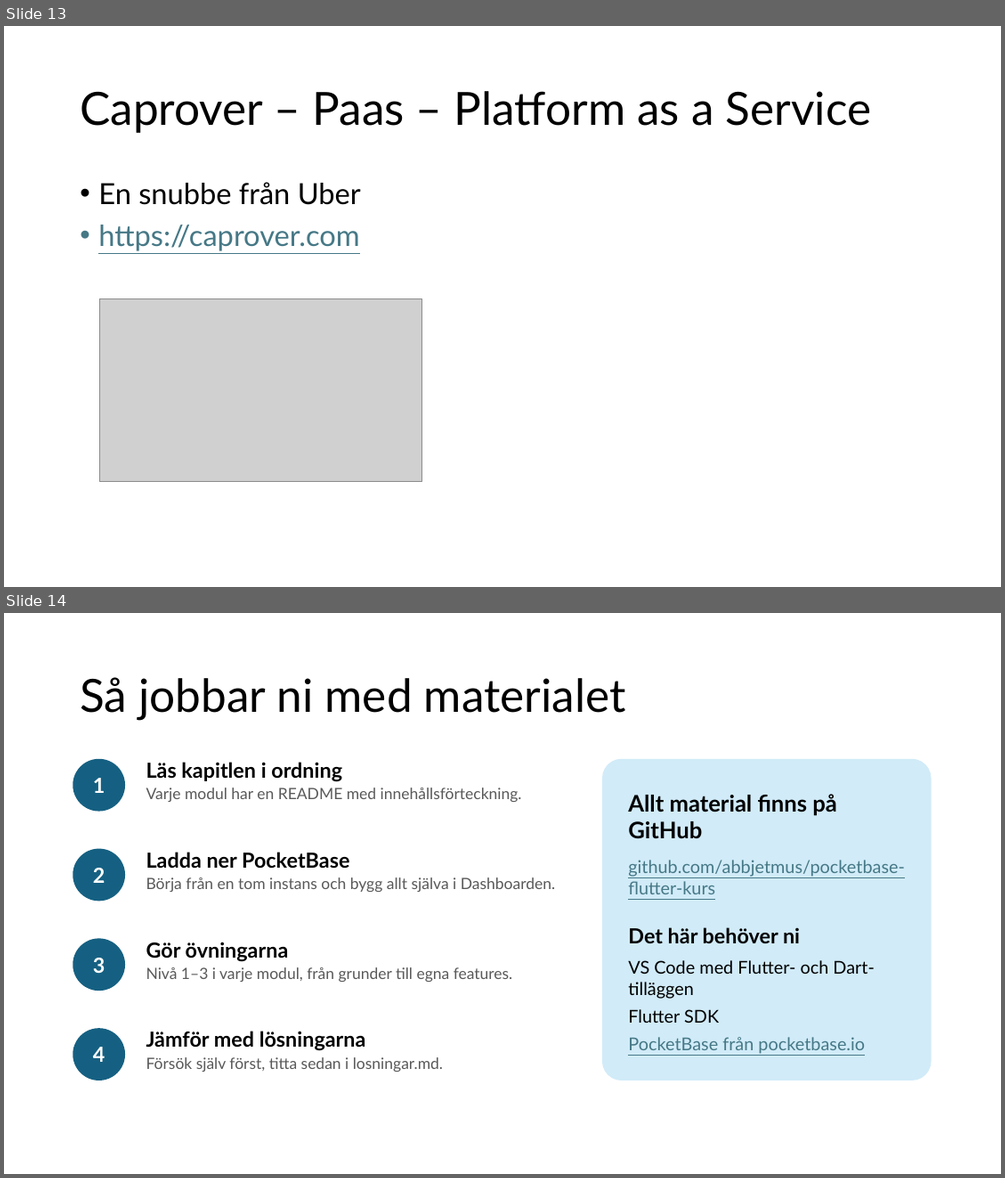
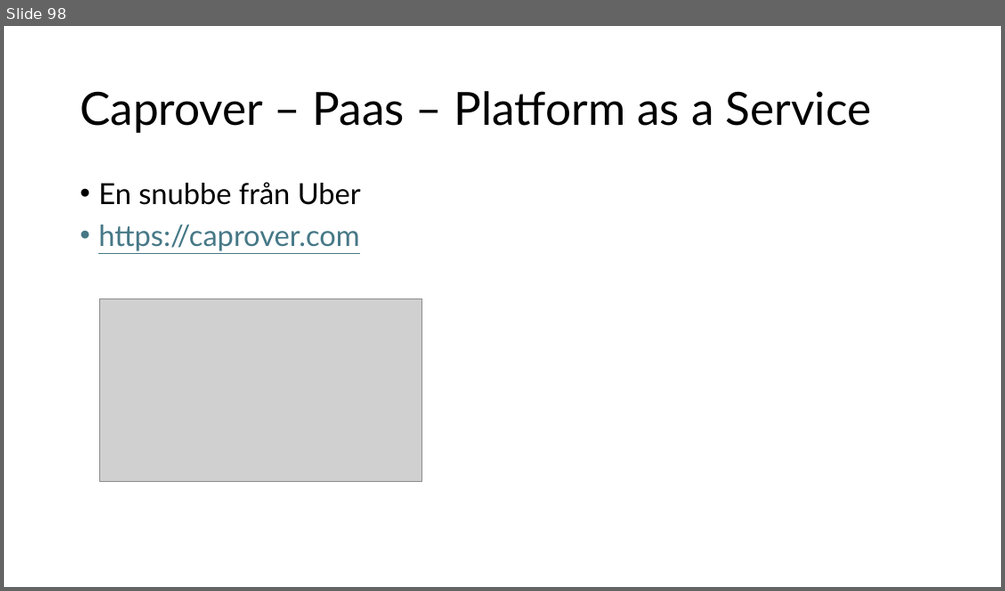
Before and after one commit to abbjetmus/pocketbase-flutter-kurs, a slide deck: Databaser och mobilapputveckling - sammanfattning.pptx. Shown one above the other, each under a label of ours: slides 13 and 14 before the commit, slide 98 after it. The pictures are 1005x1178 and 1005x591 pixels, drawn with LibreOffice and Linux fonts; fonts in the diff are those of the drawing; grey boxes stand for pictures. Boxes give left, top, right and bottom in pixels: in the first picture for what was removed or moved away, otherwise in the second. Text is boxed around its words. In the diff, an @@ line names an element or a change of style, - is before the commit and + after.

Commit message:
Refactor course materials: remove Flutter exercises, update README for clarity, and enhance Kvittra app description.

```diff
--- a/Databaser och mobilapputveckling - sammanfattning.pptx
+++ b/Databaser och mobilapputveckling - sammanfattning.pptx
@@ slide 14 removed at bbox=[4, 613, 1001, 1174], background #FFFFFF @@
@@ title removed at bbox=[80, 677, 626, 720] @@
-Så jobbar ni med materialet
@@ ellipse removed at bbox=[73, 759, 125, 811] @@
-1
@@ text removed at bbox=[146, 762, 522, 802] @@
-Läs kapitlen i ordning
-Varje modul har en README med innehållsförteckning.
@@ rounded rectangle removed at bbox=[602, 759, 931, 1080] @@
@@ text removed at bbox=[628, 794, 905, 1054] @@
-Allt material finns på GitHub
-github.com/abbjetmus/pocketbase-flutter-kurs
-Det här behöver ni
-VS Code med Flutter- och Dart-tilläggen
-Flutter SDK
-PocketBase från pocketbase.io
@@ ellipse removed at bbox=[73, 849, 125, 900] @@
-2
@@ text removed at bbox=[146, 852, 555, 892] @@
-Ladda ner PocketBase
-Börja från en tom instans och bygg allt själva i Dashboarden.
@@ ellipse removed at bbox=[73, 938, 125, 990] @@
-3
@@ text removed at bbox=[146, 941, 513, 981] @@
-Gör övningarna
-Nivå 1–3 i varje modul, från grunder till egna features.
@@ ellipse removed at bbox=[73, 1028, 125, 1080] @@
-4
@@ text removed at bbox=[146, 1030, 443, 1071] @@
-Jämför med lösningarna
-Försök själv först, titta sedan i losningar.md.
@@ what was slide 13 is now slide 98 @@
```
Also in this commit, not shown: 2 slides changed, 92 slides added, 6 other slides removed, 37 other files.
